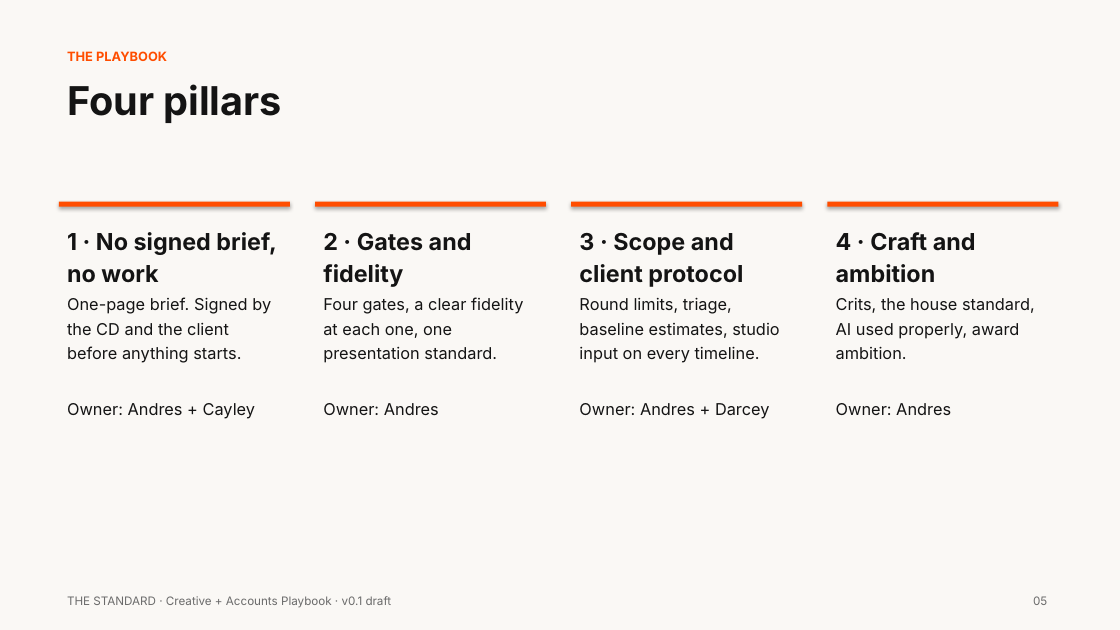
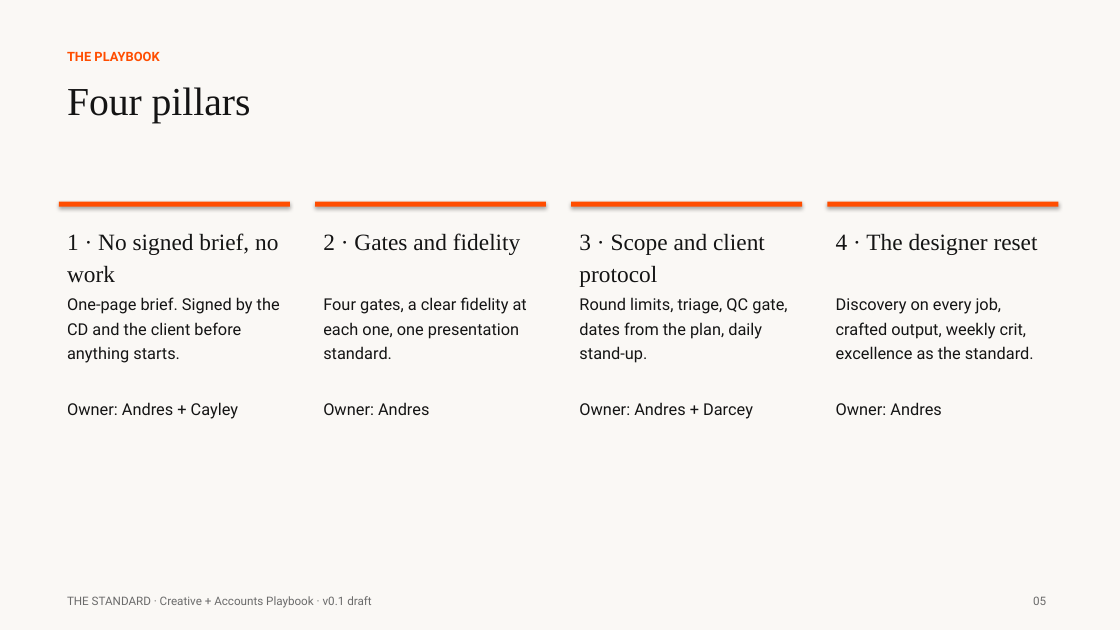
Before and after one commit to ThinkFabianCreative/CreativeEngine, a slide deck: slide 5 of agency-ops/The_Standard_v0.1.pptx. Drawn at 1120x630 pixels with LibreOffice and Linux fonts; fonts in the diff are those of the drawing. Boxes give left, top, right and bottom in pixels: in the first picture for what was removed or moved away, otherwise in the second. Text is boxed around its words. In the diff, an @@ line names an element or a change of style, - is before the commit and + after.

```diff
--- a/agency-ops/The_Standard_v0.1.pptx
+++ b/agency-ops/The_Standard_v0.1.pptx
@@ font Inter to Times New Roman, bold off in 4 elements at [67, 87, 251, 123], [67, 233, 278, 283], [323, 233, 520, 255], [579, 233, 765, 287] @@
@@ text at [836, 233, 1038, 255]: text changed; font Inter to Times New Roman; bold off @@
-4 · Craft and ambition
+4 · The designer reset
@@ font Inter to Roboto in 5 elements at [67, 51, 159, 61], [1033, 596, 1046, 605], [67, 596, 371, 608], [67, 297, 280, 419], [323, 297, 527, 415] @@
@@ text at [579, 297, 787, 363]: text changed; font Inter to Roboto @@
-Round limits, triage, baseline estimates, studio input on every timeline.
+Round limits, triage, QC gate, dates from the plan, daily stand-up.
@@ text at [836, 297, 1034, 359]: text changed; font Inter to Roboto @@
-Crits, the house standard, AI used properly, award ambition.
+Discovery on every job, crafted output, weekly crit, excellence as the standard.
@@ text at [579, 402, 753, 419]: font Inter to Roboto in "Owner: Andres + Darcey" @@
@@ text at [836, 402, 941, 415]: font Inter to Roboto in "Owner: Andres" @@
```
Also in this commit, not shown: 23 other slides changed, 9 slides added, 1 slide removed, 7 other files.
